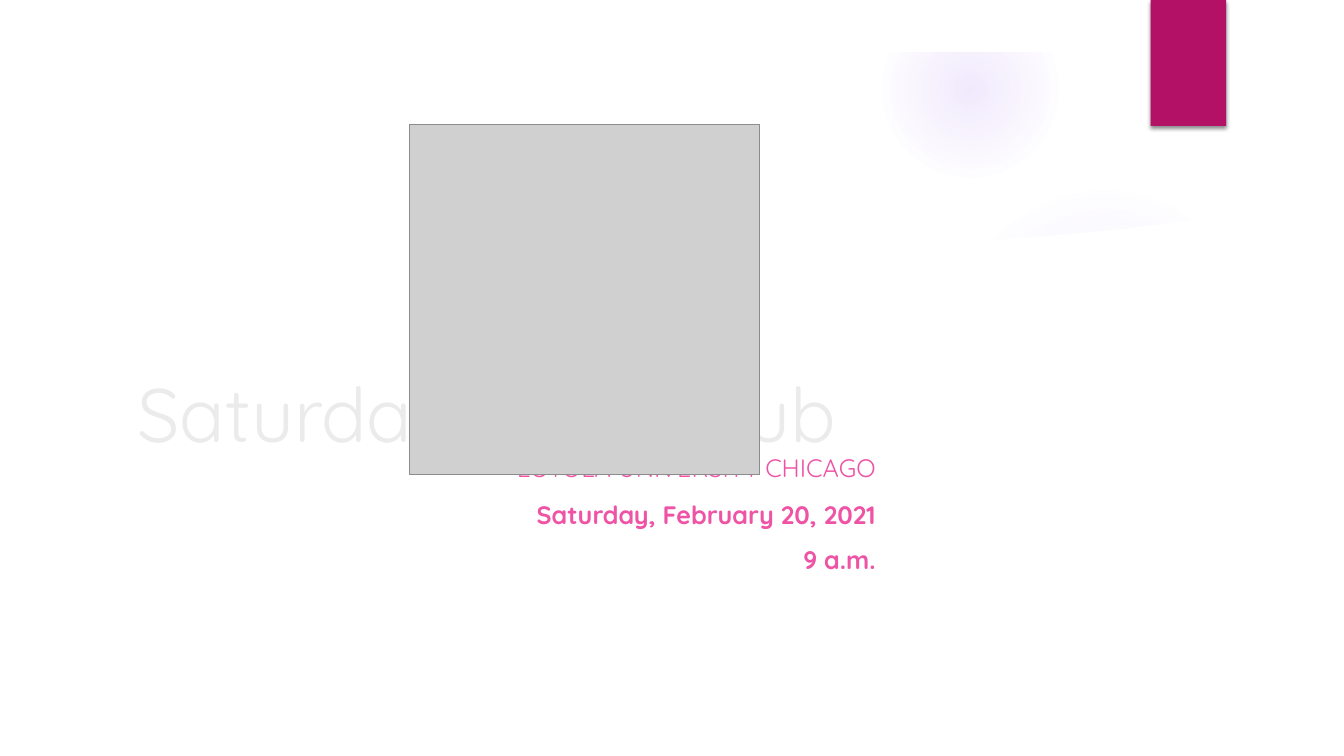
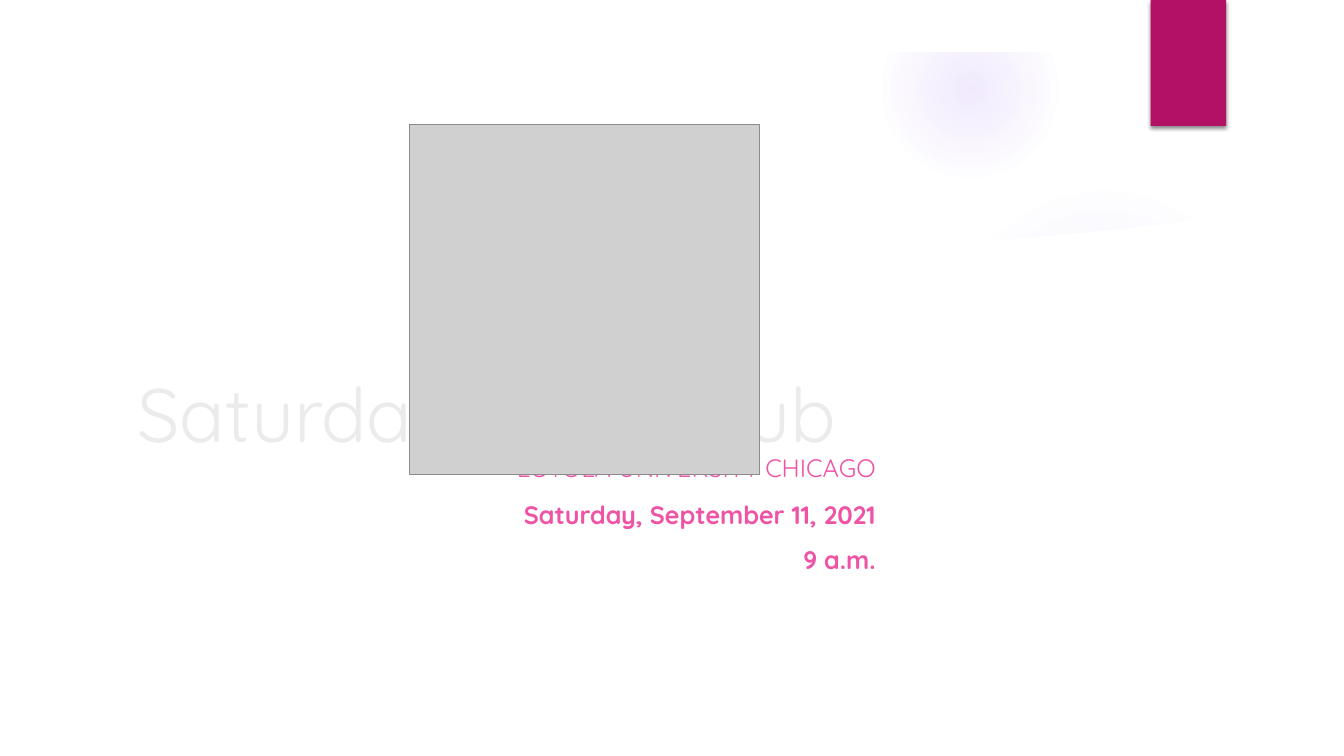
Before and after one commit to lgreco/SaturdayJavaClub, a slide deck: slide 1 of MS Office Files/opening screen.pptx. Drawn at 1344x756 pixels with LibreOffice and Linux fonts; fonts in the diff are those of the drawing; grey boxes stand for pictures; background and template pictures are left out. Boxes give left, top, right and bottom in pixels: in the first picture for what was removed or moved away, otherwise in the second. Text is boxed around its words. In the diff, an @@ line names an element or a change of style, - is before the commit and + after.

```diff
--- a/MS Office Files/opening screen.pptx
+++ b/MS Office Files/opening screen.pptx
@@ text at (524,505,876,529): text changed @@
-Saturday, February 20, 2021
+Saturday, September 11, 2021
```
Also in this commit, not shown: 12 other files.
